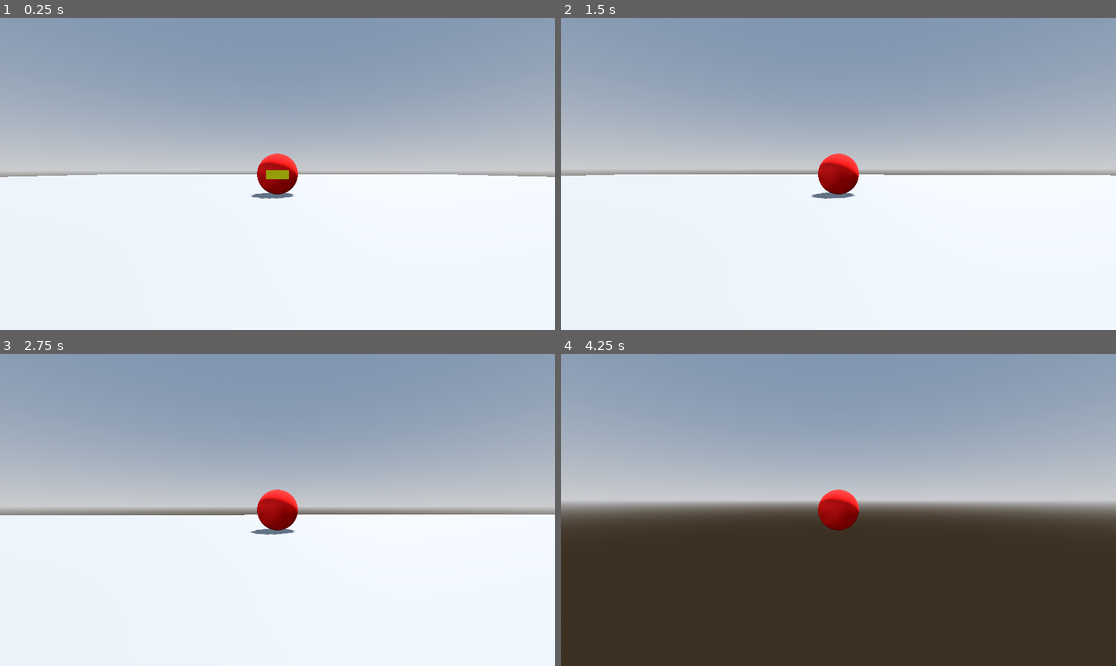
Above: before the commit, frames 1-4 (two rows, left to right).
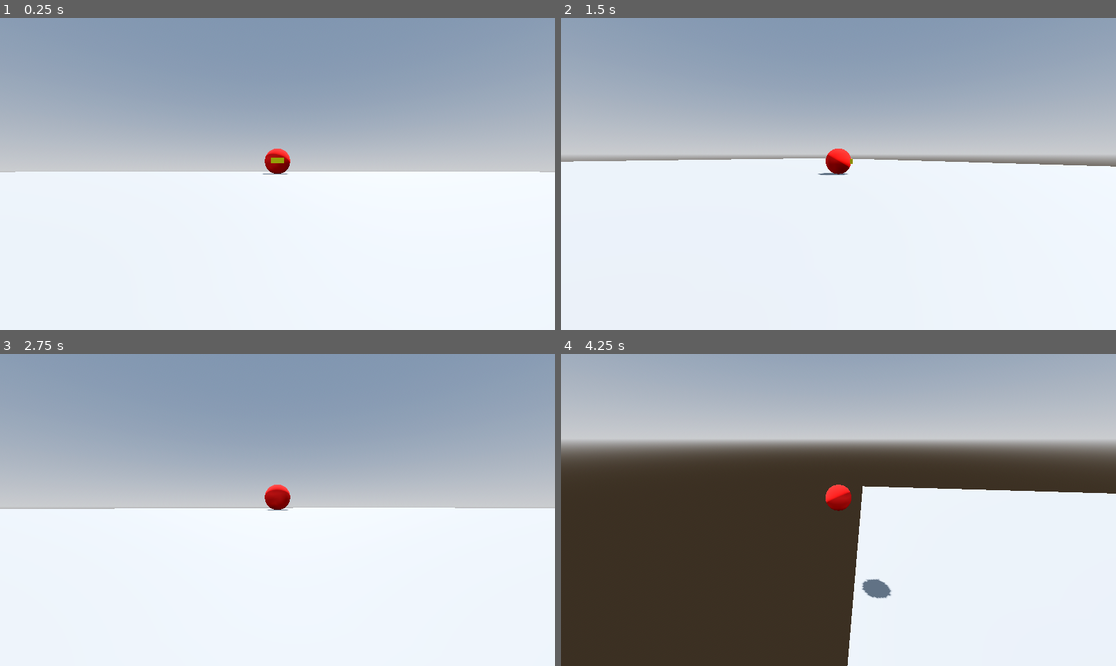
Above: after the commit, the same moments.

Repository: cliff-lilly-jean/pacman-stealth-game
Game: Godot game, scene res://scenes/world/world.tscn
Two runs of this game, one before a commit and one after it. Both use one fixed random seed, a clock stepped at 60 frames per second and the inputs below.
Inputs (mouse positions are in pixels of both pictures, inside the frame that each line leads up to):
- Up to frame 1 (0.25 s): no input
- Up to frame 2 (1.5 s): tap Enter at 0.5 s; move the mouse to (866, 174) at 0.52 s; hold W (move_forward) from 0.53 s (still down); tap Shift (dash) at 0.6 s; tap Space (jump) at 0.77 s; move the mouse to (810, 174) at 1.27 s; tap Ctrl (sprint) at 1.35 s
- Up to frame 3 (2.75 s): keep holding W (move_forward); tap Space (jump) at 1.52 s; move the mouse to (288, 503) at 2.02 s; tap Shift (dash) at 2.1 s
- Up to frame 4 (4.25 s): keep holding W (move_forward); tap Space (jump) at 2.75, 3.02, 3.77 s; move the mouse to (832, 516) at 2.77 s; tap Ctrl (sprint) at 2.85 s; move the mouse to (877, 513) at 3.52 s; tap Shift (dash) at 3.6 s

The runs differ from the first frame. In frame 1, 1.9% of the frame differs, in the area x 0-100%, y 41-58%; in frame 2, 6.4%; in frame 3, 2.9%; in frame 4, 67%, in the area x 0-100%, y 4-100%.

Commit message:
restuctured the player

Diff:
--- /dev/null
+++ b/scenes/camera_controller/camera_controller.gd
@@ -0,0 +1,32 @@
+class_name CameraController extends SpringArm3D
+
+const max_look_down_angle: float = deg_to_rad(-1)
+const max_look_up_angle: float = deg_to_rad(-45)
+
+@export var mouse_sensitivity: float
+@export var joystick_sensitivity: float
+@export var length: float
+
+@onready var camera: Camera3D = $Camera3D
+
+func _ready() -> void:
+	spring_length = length
+
+func _process(delta: float) -> void:
+	joystick_rotation(delta)
+
+func _input(event: InputEvent) -> void:
+	if event is InputEventMouseMotion:
+		rotation.y -= event.relative.x * mouse_sensitivity
+		rotation.x -= event.relative.y * mouse_sensitivity
+
+		rotation.x = clampf(rotation.x, max_look_up_angle, max_look_down_angle)
+
+func joystick_rotation(delta: float) -> void:
+	var joystick_direction = Input.get_vector("pan_left","pan_right","pan_up","pan_down")
+
+	rotation.y -= joystick_direction.x * joystick_sensitivity * delta
+	rotation.x -= joystick_direction.y * joystick_sensitivity * delta
+
+
+	rotation.x = clampf(rotation.x, max_look_up_angle, max_look_down_angle)
--- /dev/null
+++ b/scenes/camera_controller/camera_controller.tscn
@@ -0,0 +1,14 @@
+[gd_scene format=3 uid="uid://5dv2dht0iynn"]
+
+[ext_resource type="Script" uid="uid://cul7xgqd0d0ey" path="res://scenes/camera_controller/camera_controller.gd" id="1_7mrbv"]
+
+[sub_resource type="SphereShape3D" id="SphereShape3D_8afob"]
+
+[node name="CameraController" type="SpringArm3D" unique_id=1568162990]
+shape = SubResource("SphereShape3D_8afob")
+script = ExtResource("1_7mrbv")
+mouse_sensitivity = 0.01
+joystick_sensitivity = 2.0
+length = 8.0
+
+[node name="Camera3D" type="Camera3D" parent="." unique_id=952556326]
--- a/scenes/player/player.gd
+++ b/scenes/player/player.gd
@@ -1,36 +1,15 @@
 class_name Player extends CharacterBody3D
-
-const max_look_down_angle: float = deg_to_rad(-1)
-const max_look_up_angle: float = deg_to_rad(-65)
-
-@export_group("Camera")
-@export var mouse_sensitivity: float
-@export var joystick_sensitivity: float
-@export var spring_length: float
 
 @export_group("Gravity")
 @export var gravity: float
 
-@onready var spring_arm: SpringArm3D = $SpringArm3D
 @onready var mesh: MeshInstance3D = $MeshInstance3D
-@onready var stamina_component: StaminaComponent = $Components/StaminaComponent
-@onready var input_manager: InputManager = $Managers/InputManager
-
-var direction: Vector3
+@onready var camera_controller: CameraController = $CameraController
+@onready var input_manager: InputManager = $InputManager
+@onready var stamina_component: StaminaComponent = $StaminaComponent
 
 func _ready() -> void:
-	spring_arm.spring_length = spring_length
 	Input.mouse_mode = Input.MOUSE_MODE_CAPTURED
-
-func _input(event: InputEvent) -> void:
-	if event is InputEventMouseMotion:
-		rotate_y(-event.relative.x * mouse_sensitivity)
-
-		spring_arm.rotate_x(-event.relative.y * mouse_sensitivity)
-		spring_arm.rotation.x = clampf(spring_arm.rotation.x, max_look_up_angle, max_look_down_angle)
-
-func _process(delta: float) -> void:
-	joystick_rotation(delta)
 
 func _physics_process(delta: float) -> void:
 	input_manager.update()
@@ -38,13 +17,5 @@
 	apply_gravity(delta)
 	move_and_slide()
 
-func joystick_rotation(delta: float) -> void:
-	var joystick_direction = Input.get_vector("pan_left","pan_right","pan_up","pan_down")
-
-	rotate_y(-joystick_direction.x * joystick_sensitivity * delta)
-
-	spring_arm.rotation.x -= -joystick_direction.y * joystick_sensitivity * delta
-	spring_arm.rotation.x = clampf(spring_arm.rotation.x, max_look_up_angle, max_look_down_angle)
-
 func apply_gravity(delta: float) -> void:
 	velocity.y -= gravity
--- a/scenes/player/player.tscn
+++ b/scenes/player/player.tscn
@@ -1,6 +1,7 @@
 [gd_scene format=3 uid="uid://kotak32xuqdy"]
 
 [ext_resource type="Script" uid="uid://bndh4ejeaws86" path="res://scenes/player/player.gd" id="1_8afob"]
+[ext_resource type="PackedScene" uid="uid://5dv2dht0iynn" path="res://scenes/camera_controller/camera_controller.tscn" id="2_5gtgg"]
 [ext_resource type="Script" uid="uid://ceyckjoc20ikq" path="res://state_machine/state_machine.gd" id="3_gmlin"]
 [ext_resource type="PackedScene" uid="uid://cxffwwmbik3qy" path="res://components/stamina/stamina_component.tscn" id="3_qek5x"]
 [ext_resource type="Script" uid="uid://c7km1mc6b3dso" path="res://state_machine/states/player/move.gd" id="4_p47bc"]
@@ -23,13 +24,8 @@
 [sub_resource type="StandardMaterial3D" id="StandardMaterial3D_5gtgg"]
 albedo_color = Color(1, 1, 0, 1)
 
-[sub_resource type="SphereShape3D" id="SphereShape3D_8afob"]
-
 [node name="Player" type="CharacterBody3D" unique_id=573448500]
 script = ExtResource("1_8afob")
-mouse_sensitivity = 0.001
-joystick_sensitivity = 2.0
-spring_length = 5.0
 gravity = 0.98
 
 [node name="CollisionShape3D" type="CollisionShape3D" parent="." unique_id=1748136380]
@@ -46,46 +42,38 @@
 mesh = SubResource("BoxMesh_qek5x")
 surface_material_override/0 = SubResource("StandardMaterial3D_5gtgg")
 
-[node name="SpringArm3D" type="SpringArm3D" parent="." unique_id=528876432]
-transform = Transform3D(1, 0, 0, 0, 1, 0, 0, 0, 1, 0, 0.5, 0)
-shape = SubResource("SphereShape3D_8afob")
+[node name="CameraController" parent="." unique_id=1568162990 instance=ExtResource("2_5gtgg")]
 
-[node name="Camera3D" type="Camera3D" parent="SpringArm3D" unique_id=442280413]
-
-[node name="Components" type="Node3D" parent="." unique_id=1552593458]
-
-[node name="StaminaComponent" parent="Components" unique_id=1921419501 instance=ExtResource("3_qek5x")]
+[node name="StaminaComponent" parent="." unique_id=1921419501 instance=ExtResource("3_qek5x")]
 max_stamina = 10.0
 recovery_amount = 0.5
 
-[node name="MovementStateMachine" type="Node" parent="." unique_id=276659856 node_paths=PackedStringArray("initial_state")]
+[node name="InputManager" type="Node" parent="." unique_id=8083350]
+script = ExtResource("9_5gtgg")
+metadata/_custom_type_script = "uid://bq62ec65ah123"
+
+[node name="StateMachine" type="Node" parent="." unique_id=276659856 node_paths=PackedStringArray("initial_state")]
 script = ExtResource("3_gmlin")
 initial_state = NodePath("Move")
 
-[node name="Move" type="Node" parent="MovementStateMachine" unique_id=107244780 node_paths=PackedStringArray("entity")]
+[node name="Move" type="Node" parent="StateMachine" unique_id=107244780 node_paths=PackedStringArray("entity")]
 script = ExtResource("4_p47bc")
 move_speed = 5.0
 acceleration = 20.0
 entity = NodePath("../..")
 
-[node name="Jump" type="Node" parent="MovementStateMachine" unique_id=1927382449 node_paths=PackedStringArray("entity")]
+[node name="Jump" type="Node" parent="StateMachine" unique_id=1927382449 node_paths=PackedStringArray("entity")]
 script = ExtResource("6_0owmy")
 jump_force = 20.0
 entity = NodePath("../..")
 
-[node name="Sprint" type="Node" parent="MovementStateMachine" unique_id=1505621523 node_paths=PackedStringArray("entity")]
+[node name="Sprint" type="Node" parent="StateMachine" unique_id=1505621523 node_paths=PackedStringArray("entity")]
 script = ExtResource("7_qek5x")
 sprint_speed = 15.0
 sprint_acceleration = 30.0
 entity = NodePath("../..")
 
-[node name="Dash" type="Node" parent="MovementStateMachine" unique_id=681605741 node_paths=PackedStringArray("entity")]
+[node name="Dash" type="Node" parent="StateMachine" unique_id=681605741 node_paths=PackedStringArray("entity")]
 script = ExtResource("8_qek5x")
 dash_speed = 40.0
 entity = NodePath("../..")
-
-[node name="Managers" type="Node" parent="." unique_id=515773864]
-
-[node name="InputManager" type="Node" parent="Managers" unique_id=8083350]
-script = ExtResource("9_5gtgg")
-metadata/_custom_type_script = "uid://bq62ec65ah123"
--- a/state_machine/states/player/move.gd
+++ b/state_machine/states/player/move.gd
@@ -19,7 +19,7 @@
 			change_state.emit(self, "sprint")
 
 func physics_update(delta: float) -> void:
-	apply_move(entity.input_manager.input_direction, entity.spring_arm, delta)
+	apply_move(entity.input_manager.input_direction, entity.camera_controller, delta)
 	pass
 
 
Not shown, added: scenes/camera_controller/camera_controller.gd.uid
